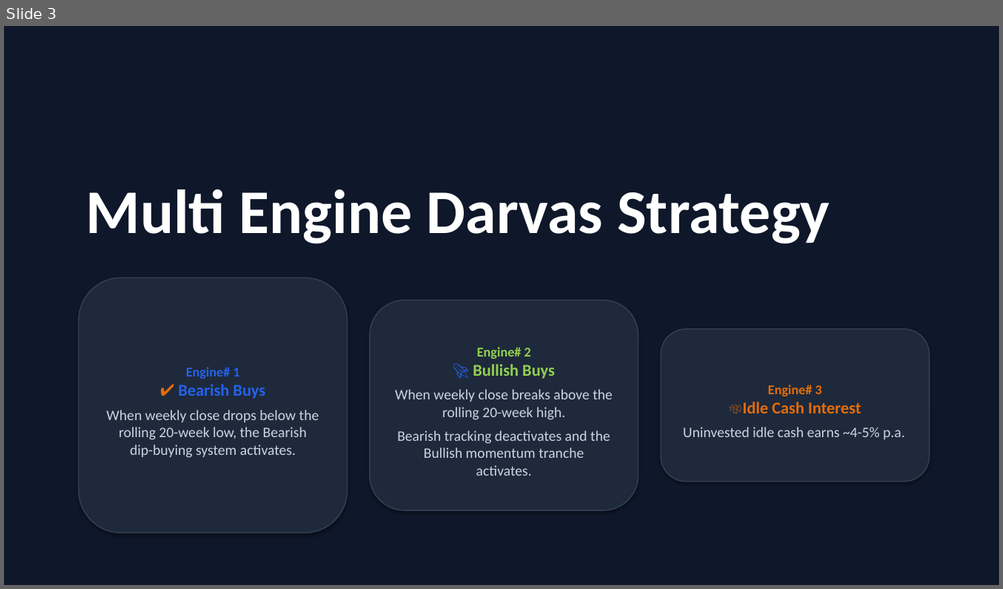
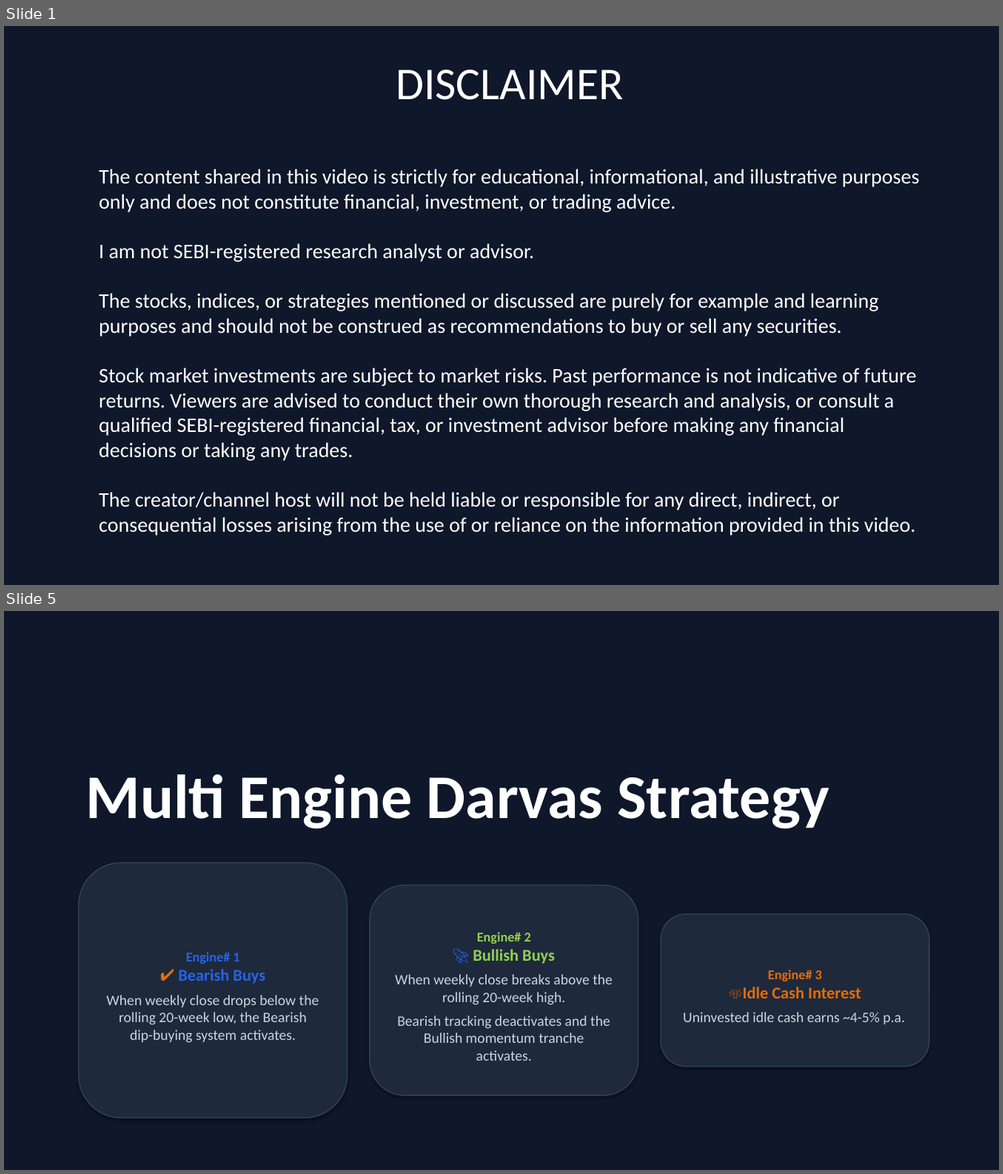
Before and after one commit to Fulera2021/Darvas-Bearish-Bullish-combo, a slide deck: Darvas_Strategy_Rulebook_Deck_v2.pptx. Shown one above the other, each under a label of ours: slide 3 before the commit, slides 1 and 5 after it; the slides between them are not shown. The pictures are 1003x589 and 1003x1174 pixels, drawn with LibreOffice and Linux fonts; fonts in the diff are those of the drawing. Boxes give left, top, right and bottom in pixels: in the first picture for what was removed or moved away, otherwise in the second. Text is boxed around its words. In the diff, an @@ line names an element or a change of style, - is before the commit and + after.

```diff
--- a/Darvas_Strategy_Rulebook_Deck_v2.pptx
+++ b/Darvas_Strategy_Rulebook_Deck_v2.pptx
@@ slide 1 added at (x1=4, y1=26, x2=999, y2=585), background #FFFFFF @@
@@ rectangle added at (x1=4, y1=26, x2=999, y2=585), fill #0F172A, outline #0F172A 0.75 pt @@
@@ text added at (x1=99, y1=70, x2=919, y2=536), 20 pt, text #FFFFFF @@
+DISCLAIMER
+The content shared in this video is strictly for educational, informational, and illustrative purposes only and does not constitute financial, investment, or trading advice.
+I am not SEBI-registered research analyst or advisor.
+The stocks, indices, or strategies mentioned or discussed are purely for example and learning purposes and should not be construed as recommendations to buy or sell any securities.
+Stock market investments are subject to market risks. Past performance is not indicative of future returns. Viewers are advised to conduct their own thorough research and analysis, or consult a qualified SEBI-registered financial, tax, or investment advisor before making any financial decisions or taking any trades.
+The creator/channel host will not be held liable or responsible for any direct, indirect, or consequential losses arising from the use of or reliance on the information provided in this video.
@@ what was slide 3 is now slide 5 @@
```
Also in this commit, not shown: 2 slides changed, 7 other slides added, 5 other files.
